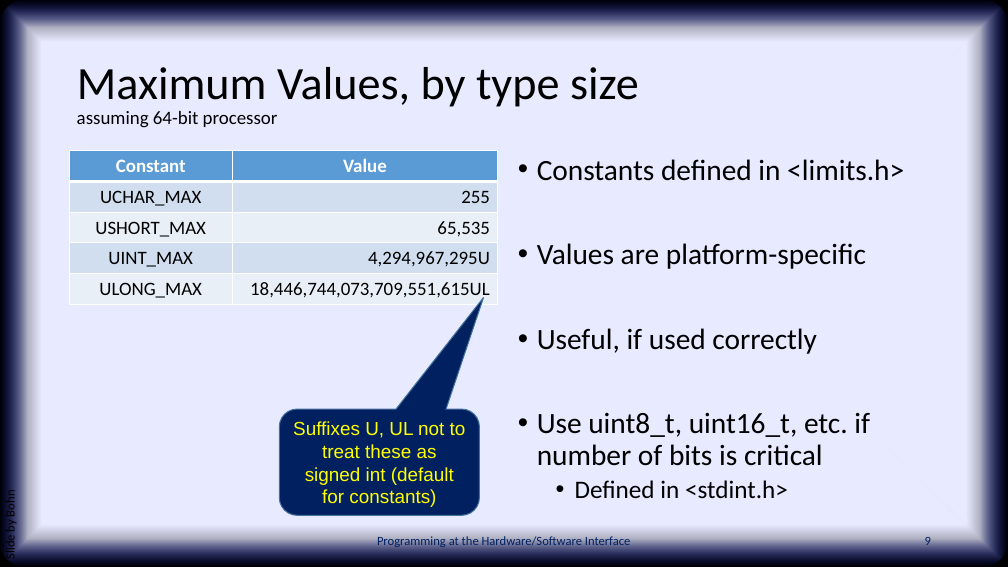
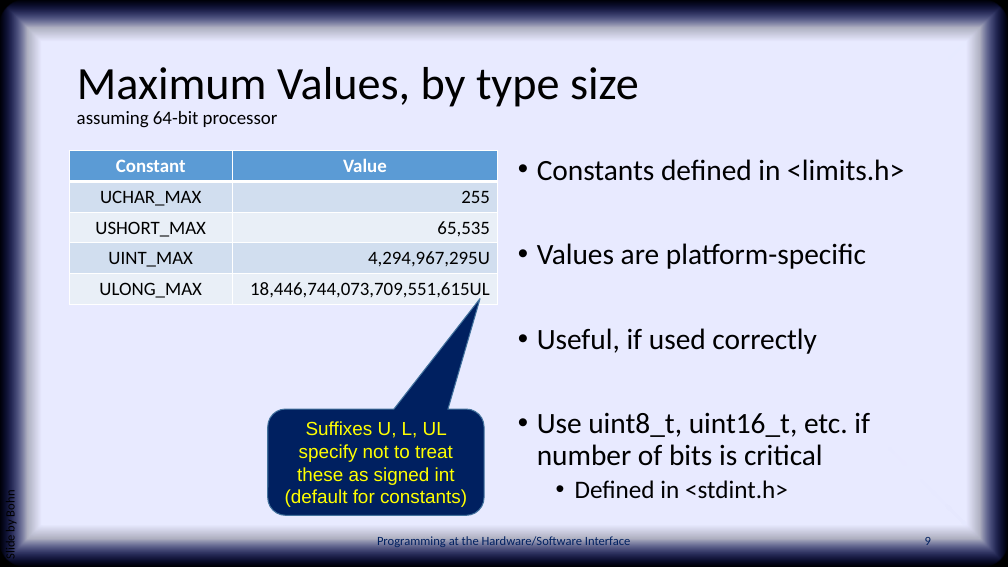
Before and after one commit to PHSI-supplements/slides, a slide deck: slide 9 of chap03.pptx. Drawn at 1008x567 pixels with LibreOffice and Linux fonts; fonts in the diff are those of the drawing; background and template pictures are left out. Boxes give left, top, right and bottom in pixels: in the first picture for what was removed or moved away, otherwise in the second. Text is boxed around its words. In the diff, an @@ line names an element or a change of style, - is before the commit and + after.

```diff
--- a/chap03.pptx
+++ b/chap03.pptx
@@ rounded speech box "Suffixes U, L, UL specify ...": place and size @@
-rounded speech box "Suffixes U, L, UL specify ..." at bbox=[280, 409, 480, 516]
+rounded speech box "Suffixes U, L, UL specify ..." at bbox=[268, 409, 484, 516]
@@ rounded speech box "Suffixes U, L, UL specify ..." at bbox=[268, 409, 484, 516]: proportions changed @@
@@ text in rounded speech box at bbox=[285, 421, 467, 507]: text changed @@
-Suffixes U, UL not to treat these as signed int (default for constants)
+Suffixes U, L, UL specify not to treat these as signed int (default for constants)
```
Also in this commit, not shown: 2 other slides changed, 2 other files.
